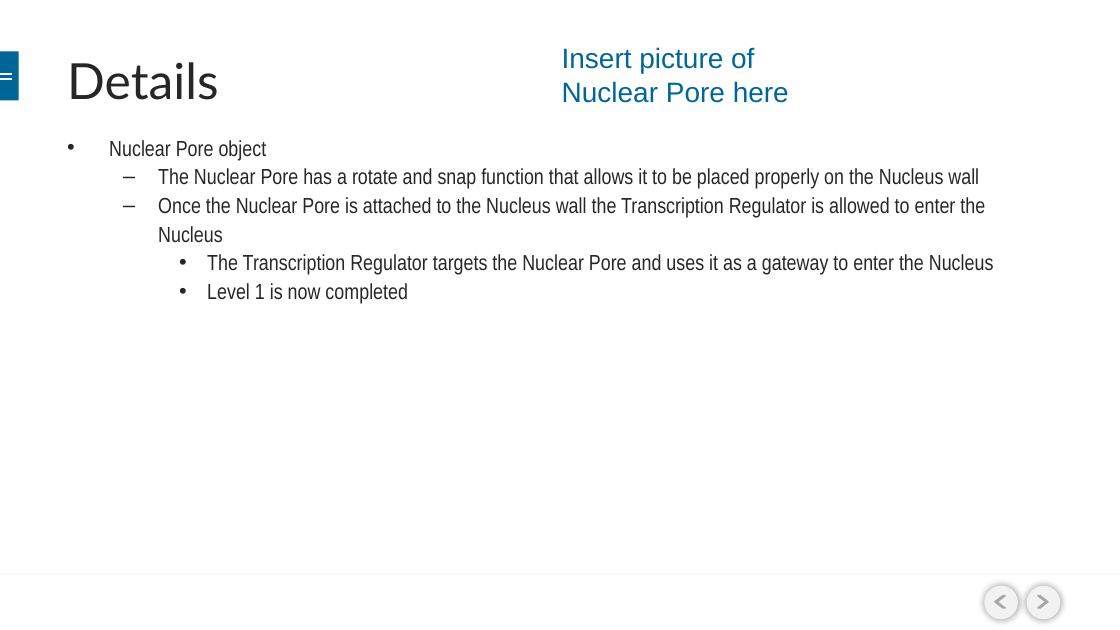
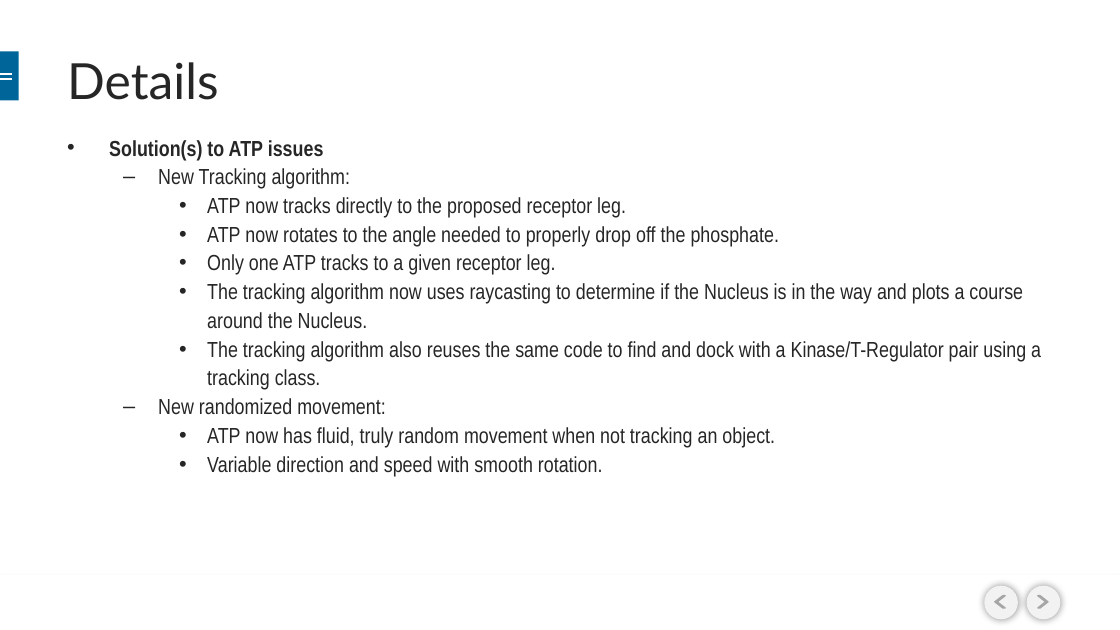
Before and after one commit to BioRubeBotProject/2015-Fall, a slide deck: slide 8 of Documents/BIORUBEBOT- CS452.pptx (slide 7 before the commit). Drawn at 1120x630 pixels with LibreOffice and Linux fonts; fonts in the diff are those of the drawing; background and template pictures are left out. Boxes give left, top, right and bottom in pixels: in the first picture for what was removed or moved away, otherwise in the second. Text is boxed around its words. In the diff, an @@ line names an element or a change of style, - is before the commit and + after.

```diff
--- a/Documents/BIORUBEBOT- CS452.pptx
+++ b/Documents/BIORUBEBOT- CS452.pptx
@@ text removed at <box>562,47,789,103</box> @@
-Insert picture of Nuclear Pore here
@@ text at <box>109,140,1041,477</box>: text changed @@
-• Nuclear Pore object
-  – The Nuclear Pore has a rotate and snap function that allows it to be placed properly on the Nucleus wall
-  – Once the Nuclear Pore is attached to the Nucleus wall the Transcription Regulator is allowed to enter the Nucleus
-    • The Transcription Regulator targets the Nuclear Pore and uses it as a gateway to enter the Nucleus
-    • Level 1 is now completed
+• Solution(s) to ATP issues
+  – New Tracking algorithm:
+    • ATP now tracks directly to the proposed receptor leg.
+    • ATP now rotates to the angle needed to properly drop off the phosphate.
+    • Only one ATP tracks to a given receptor leg.
+    • The tracking algorithm now uses raycasting to determine if the Nucleus is in the way and plots a course around the Nucleus.
+    • The tracking algorithm also reuses the same code to find and dock with a Kinase/T-Regulator pair using a tracking class.
+  – New randomized movement:
+    • ATP now has fluid, truly random movement when not tracking an object.
+    • Variable direction and speed with smooth rotation.
```
Also in this commit, not shown: 8 other slides changed, 2 slides added, 5 other files.
